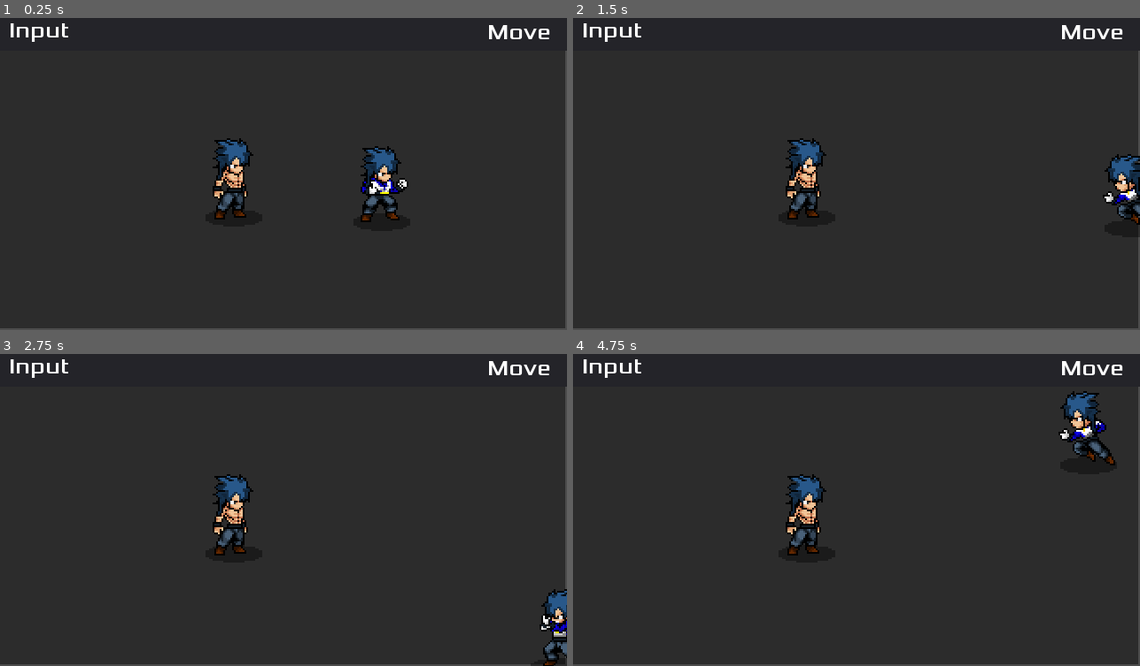
Above: before the commit, frames 1-4 (two rows, left to right).
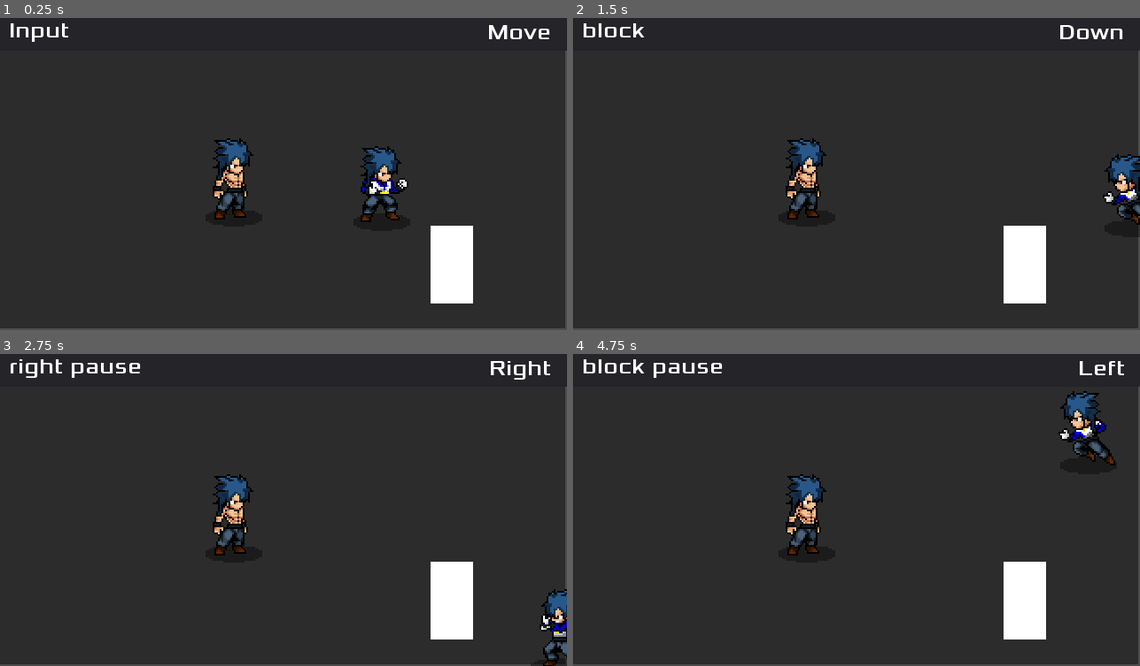
Above: after the commit, the same moments.

Repository: rathrio/godot-combo-demo
Game: Godot game, scene res://World.tscn
Same seed, same stepped clock (60 frames per second), same inputs: the game is played once before the commit and once after it.
Inputs:
- Up to frame 1 (0.25 s): no input
- Up to frame 2 (1.5 s): tap Enter at 0.5 s; hold D (right) 0.53-1.28 s; hold Ctrl (block) 0.53-1.28 s; hold S (down) from 1.28 s (still down); tap Ctrl (block) at 1.35 s
- Up to frame 3 (2.75 s): release S (down) at 2.03 s; hold D (right) from 2.03 s (still down); hold Ctrl (block) from 2.03 s (still down)
- Up to frame 4 (4.75 s): tap Space at 2.75 s; release D (right) at 2.78 s; release Ctrl (block) at 2.78 s; hold W (up) 2.78-3.53 s; tap Ctrl (block) at 2.85, 4.35 s; hold Ctrl (block) 3.53-4.28 s; hold A (left) from 3.53 s (still down); tap Enter at 4.25 s

The runs differ from the first frame. In frame 1, 1.9% of the frame differs, in the area x 75-84%, y 66-92%; in frame 2, 2.3%; in frame 3, 2.7%, in the area x 1-98%, y 1-92%; in frame 4, 2.6%.

Commit message:
Dash attacks

Diff:
--- a/ComboUI.gd
+++ b/ComboUI.gd
@@ -5,12 +5,12 @@
 onready var move_label: Label = $Move
 
 
-func _on_CombatBuffer_buffer_changed(buffer):
+func _on_Buffer_movement(move):
+	move_label.text = move.id
+
+
+func _on_Buffer_buffer_changed(buffer):
 	if buffer.empty():
 		return
 
 	input_label.text = PoolStringArray(buffer).join(" ")
-
-
-func _on_CombatBuffer_movement(move: Move):
-	move_label.text = move.id
--- a/InputBuffer.gd
+++ b/InputBuffer.gd
@@ -32,7 +32,7 @@
 	pause_timer.autostart = false
 
 
-func _unhandled_input(event: InputEvent):
+func _input(event: InputEvent):
 	if buffer.size() >= max_sequence:
 		clear()
 
--- a/Player/Combat.tres
+++ b/Player/Combat.tres
@@ -12,11 +12,7 @@
 		\"punch\": Move.new(\"Punch1\"),
 		\"punch punch\": Move.new(\"Punch2\"),
 
-		\"uppercut\": Move.new(\"Uppercut1\"),
-		\"uppercut uppercut\": Move.new(\"Uppercut2\", true),
-
 		\"kick\": Move.new(\"Kick1\"),
-		\"kick kick\": Move.new(\"Kick2\", true, Vector2(100, 0)),
 
 		\"punch punch pause punch\": Move.new(\"Punch3\", true, Vector2(250, 0)),
 
--- a/Player/Player.gd
+++ b/Player/Player.gd
@@ -119,17 +119,17 @@
 	animation_state.travel("Breach")
 
 
+func apply_velocity_factor(velocity_factor: Vector2):
+	if velocity_factor != Vector2.ZERO:
+		velocity = direction
+		velocity.x *= velocity_factor.x
+		velocity.y *= velocity_factor.y
+
 func _on_CombatBuffer_action_just_pressed(action):
 	match action:
 		"block":
 			if not blocking():
 				block()
-
-func apply_velocity_factor(velocity_factor: Vector2):
-	if velocity_factor != Vector2.ZERO:
-		velocity = direction
-		velocity.x *= velocity_factor.x
-		velocity.y *= velocity_factor.y
 
 
 func _on_CombatBuffer_action_just_released(action):
@@ -140,10 +140,22 @@
 
 
 func _on_CombatBuffer_movement(move):
+	velocity = Vector2.ZERO
+
+	if dashing():
+		# TODO: model this in Move.gd
+		match move.id:
+			"Punch1":
+				animation_state.travel("Uppercut1")
+				apply_velocity_factor(Vector2(150, 0))
+			"Kick1":
+				animation_state.travel("Kick2")
+				apply_velocity_factor(Vector2(150, 0))
+	else:
+		animation_state.travel(move.id)
+		apply_velocity_factor(move.velocity)
+
 	state = State.ATTACK
-	velocity = Vector2.ZERO
-	animation_state.travel(move.id)
-	apply_velocity_factor(move.velocity)
 
 
 func _on_CombatBuffer_pause():
@@ -153,7 +165,7 @@
 
 
 func _on_MovementBuffer_movement(move):
-	if state == State.BLOCK:
+	if blocking():
 		match move.id:
 			"DashRight":
 				if direction == Vector2.RIGHT:
--- a/Player/Player.tscn
+++ b/Player/Player.tscn
@@ -10,7 +10,7 @@
 
 [sub_resource type="Animation" id=1]
 resource_name = "Block"
-loop = true
+length = 0.1
 tracks/0/type = "value"
 tracks/0/path = NodePath("Sprite:frame")
 tracks/0/interp = 1
@@ -145,7 +145,7 @@
 }
 
 [sub_resource type="Animation" id=8]
-loop = true
+length = 0.1
 tracks/0/type = "value"
 tracks/0/path = NodePath("Sprite:frame")
 tracks/0/interp = 1
@@ -428,13 +428,17 @@
 switch_mode = 2
 auto_advance = true
 
+[sub_resource type="AnimationNodeStateMachineTransition" id=56]
+
+[sub_resource type="AnimationNodeStateMachineTransition" id=57]
+
 [sub_resource type="AnimationNodeStateMachine" id=52]
 states/Block/node = SubResource( 14 )
 states/Block/position = Vector2( 104.109, -115.817 )
 states/Breach/node = SubResource( 15 )
 states/Breach/position = Vector2( 416.109, -85.912 )
 states/Dash/node = SubResource( 16 )
-states/Dash/position = Vector2( 29.109, 38.183 )
+states/Dash/position = Vector2( 184.109, -518.817 )
 states/DashBack/node = SubResource( 17 )
 states/DashBack/position = Vector2( -169.891, -26.817 )
 states/Kick1/node = SubResource( 18 )
@@ -450,12 +454,12 @@
 states/Punch3/node = SubResource( 23 )
 states/Punch3/position = Vector2( 845, 125 )
 states/Uppercut1/node = SubResource( 24 )
-states/Uppercut1/position = Vector2( 942.5, -137.278 )
+states/Uppercut1/position = Vector2( 641.5, -425.278 )
 states/Uppercut2/node = SubResource( 25 )
-states/Uppercut2/position = Vector2( 942.5, -60.778 )
-transitions = [ "Punch1", "Punch2", SubResource( 26 ), "Punc …(920 unchanged characters)…  "DashBack", "Breach", SubResource( 51 ) ]
+states/Uppercut2/position = Vector2( 723.5, -294.511 )
+transitions = [ "Punch1", "Punch2", SubResource( 26 ), "Punc …(920 unchanged characters)…  "DashBack", "Breach", SubResource( 51 ), "Dash", "Uppercut1", SubResource( 56 ), "Dash", "Kick2", SubResource( 57 ) ]
 start_node = "Breach"
-graph_offset = Vector2( -335.891, -262.817 )
+graph_offset = Vector2( -210.891, -626.817 )
 
 [sub_resource type="AnimationNodeStateMachinePlayback" id=53]
 
@@ -476,7 +480,7 @@
 texture = ExtResource( 1 )
 vframes = 16
 hframes = 18
-frame = 13
+frame = 54
 
 [node name="ShadowSprite" type="Sprite" parent="."]
 scale = Vector2( 2, 1 )
@@ -529,6 +533,7 @@
 disabled = true
 
 [node name="CombatBuffer" parent="." instance=ExtResource( 6 )]
+valid_inputs = PoolStringArray( "punch", "kick", "block" )
 combos = ExtResource( 7 )
 
 [node name="MovementBuffer" parent="." instance=ExtResource( 6 )]
--- a/World.tscn
+++ b/World.tscn
@@ -1,10 +1,12 @@
-[gd_scene load_steps=7 format=2]
+[gd_scene load_steps=8 format=2]
 
 [ext_resource path="res://Player/Player.tscn" type="PackedScene" id=1]
 [ext_resource path="res://Enemy/Enemy.tscn" type="PackedScene" id=2]
 [ext_resource path="res://Enemy/HumanEnemy.tscn" type="PackedScene" id=3]
 [ext_resource path="res://Fonts/Xolonium-Regular.ttf" type="DynamicFontData" id=4]
 [ext_resource path="res://ComboUI.gd" type="Script" id=5]
+
+[sub_resource type="AnimationNodeStateMachinePlayback" id=2]
 
 [sub_resource type="DynamicFont" id=1]
 size = 12
@@ -24,13 +26,17 @@
 
 [node name="Player" parent="YSort" instance=ExtResource( 1 )]
 position = Vector2( 215.533, 97.9586 )
+collision_layer = 2
+
+[node name="AnimationTree" parent="YSort/Player" index="4"]
+parameters/playback = SubResource( 2 )
 
 [node name="HumanEnemy" parent="YSort" instance=ExtResource( 3 )]
 position = Vector2( 132.066, 95.5489 )
 
 [node name="Enemy" parent="YSort" instance=ExtResource( 2 )]
-visible = false
 position = Vector2( 254.939, 141.226 )
+collision_mask = 1
 
 [node name="Walls" type="StaticBody2D" parent="."]
 collision_mask = 0
@@ -74,3 +80,9 @@
 __meta__ = {
 "_edit_use_anchors_": false
 }
+[connection signal="buffer_changed" from="YSort/Player/CombatBuffer" to="ComboUI" method="_on_Buffer_buffer_changed"]
+[connection signal="movement" from="YSort/Player/CombatBuffer" to="ComboUI" method="_on_Buffer_movement"]
+[connection signal="buffer_changed" from="YSort/Player/MovementBuffer" to="ComboUI" method="_on_Buffer_buffer_changed"]
+[connection signal="movement" from="YSort/Player/MovementBuffer" to="ComboUI" method="_on_Buffer_movement"]
+
+[editable path="YSort/Player"]
--- a/project.godot
+++ b/project.godot
@@ -94,16 +94,10 @@
 , Object(InputEventJoypadButton,"resource_local_to_scene":false,"resource_name":"","device":0,"button_index":2,"pressure":0.0,"pressed":false,"script":null)
  ]
 }
-uppercut={
+kick={
 "deadzone": 0.5,
 "events": [ Object(InputEventKey,"resource_local_to_scene":false,"resource_name":"","device":0,"alt":false,"shift":false,"control":false,"meta":false,"command":false,"pressed":false,"scancode":75,"unicode":0,"echo":false,"script":null)
 , Object(InputEventJoypadButton,"resource_local_to_scene":false,"resource_name":"","device":0,"button_index":3,"pressure":0.0,"pressed":false,"script":null)
- ]
-}
-kick={
-"deadzone": 0.5,
-"events": [ Object(InputEventKey,"resource_local_to_scene":false,"resource_name":"","device":0,"alt":false,"shift":false,"control":false,"meta":false,"command":false,"pressed":false,"scancode":76,"unicode":0,"echo":false,"script":null)
-, Object(InputEventJoypadButton,"resource_local_to_scene":false,"resource_name":"","device":0,"button_index":1,"pressure":0.0,"pressed":false,"script":null)
  ]
 }
 block={
@@ -122,8 +116,8 @@
 right={
 "deadzone": 0.5,
 "events": [ Object(InputEventKey,"resource_local_to_scene":false,"resource_name":"","device":0,"alt":false,"shift":false,"control":false,"meta":false,"command":false,"pressed":false,"scancode":68,"unicode":0,"echo":false,"script":null)
+, Object(InputEventJoypadButton,"resource_local_to_scene":false,"resource_name":"","device":0,"button_index":15,"pressure":0.0,"pressed":false,"script":null)
 , Object(InputEventJoypadMotion,"resource_local_to_scene":false,"resource_name":"","device":0,"axis":0,"axis_value":1.0,"script":null)
-, Object(InputEventJoypadButton,"resource_local_to_scene":false,"resource_name":"","device":0,"button_index":15,"pressure":0.0,"pressed":false,"script":null)
  ]
 }
 up={
Not shown: 1 places in Player/Player.tscn that only renumber resources
